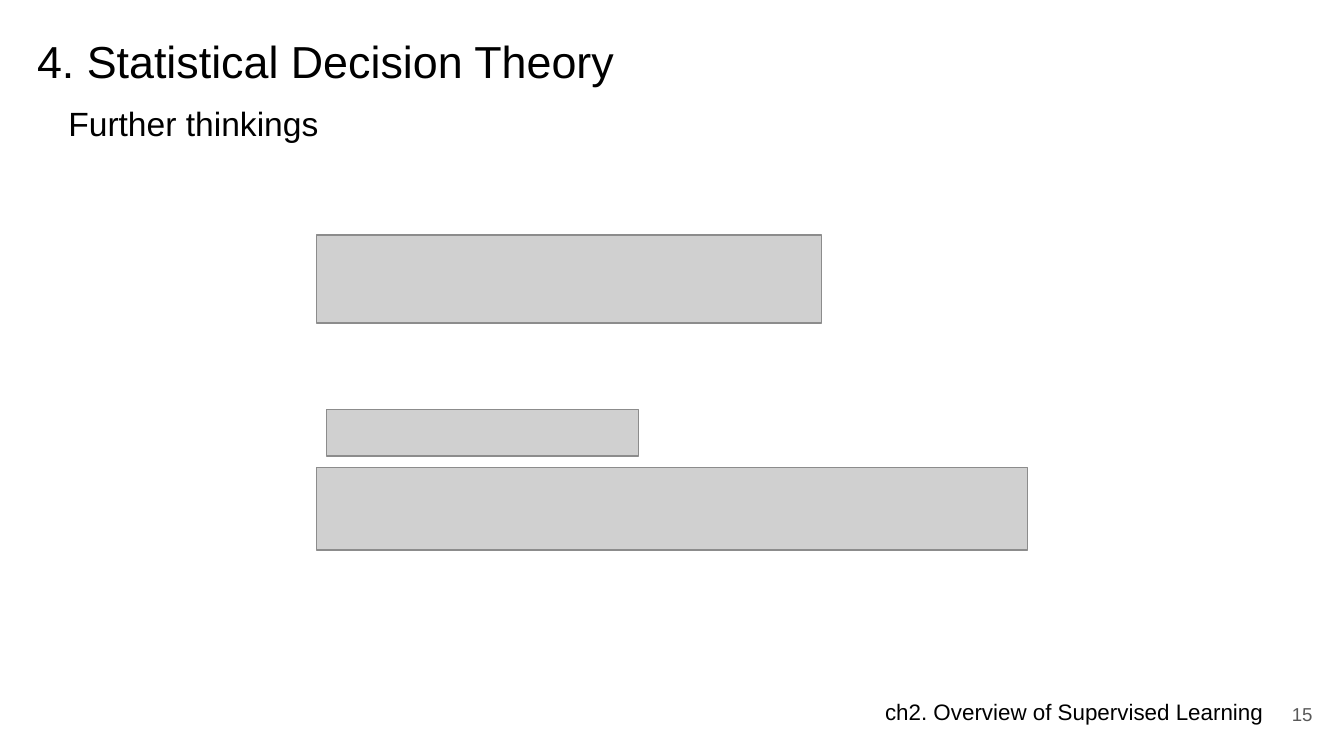
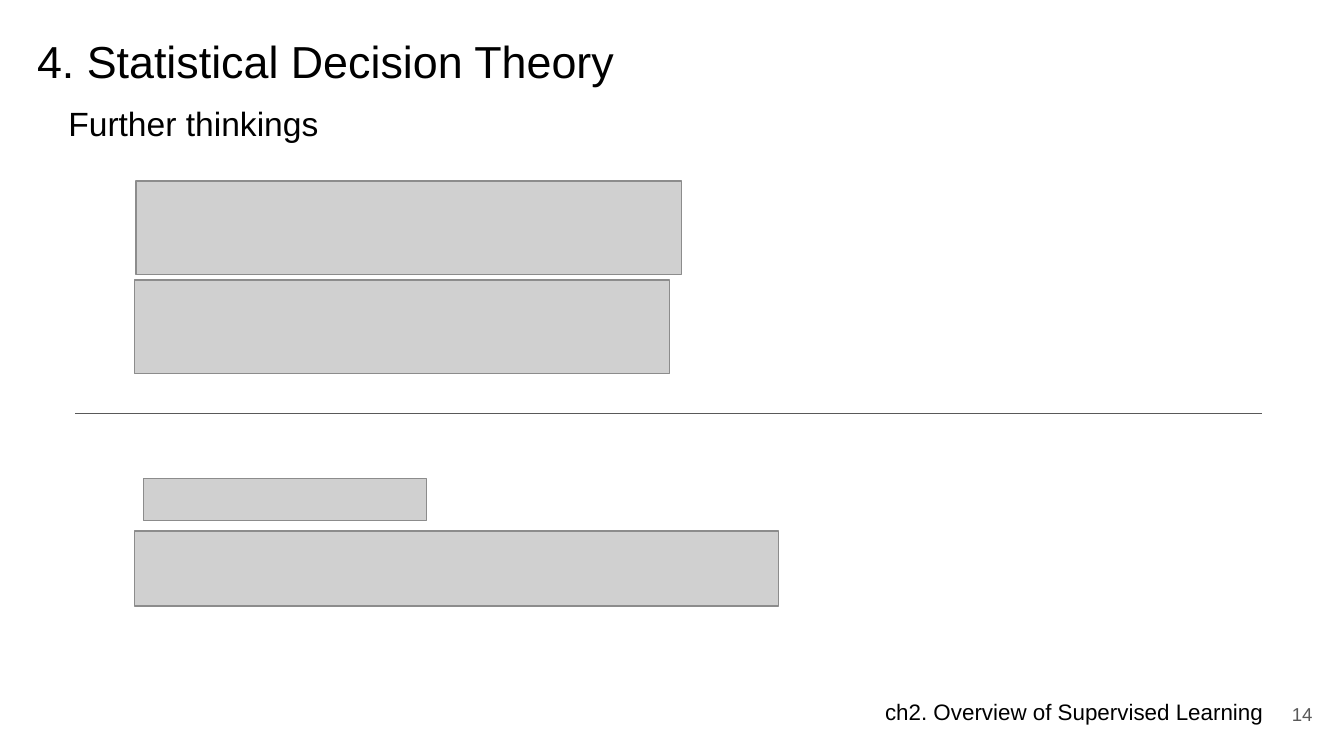
Before and after one commit to JerryKwon/ElemStatLearn-review, a slide deck: slide 14 of ch2. Supervised Learning/presentation/ch2. Overview of Supervised Learning.pptx (slide 15 before the commit). Drawn at 1344x756 pixels with LibreOffice and Linux fonts; fonts in the diff are those of the drawing; grey boxes stand for pictures. Boxes give left, top, right and bottom in pixels: in the first picture for what was removed or moved away, otherwise in the second. Text is boxed around its words. In the diff, an @@ line names an element or a change of style, - is before the commit and + after.

```diff
--- a/ch2. Supervised Learning/presentation/ch2. Overview of Supervised Learning.pptx
+++ b/ch2. Supervised Learning/presentation/ch2. Overview of Supervised Learning.pptx
@@ picture added at (x1=136, y1=181, x2=681, y2=276) @@
@@ picture resized from (x1=316, y1=235, x2=821, y2=324) to (x1=134, y1=281, x2=669, y2=375) @@
@@ line added from (75, 414) to (1262, 414), #595959 0.75 pt @@
@@ picture resized from (x1=327, y1=410, x2=638, y2=457) to (x1=144, y1=478, x2=426, y2=521) @@
@@ picture resized from (x1=316, y1=468, x2=1027, y2=550) to (x1=134, y1=531, x2=778, y2=606) @@
@@ page number at (x1=1292, y1=708, x2=1313, y2=721): text changed @@
-15
+14
```
Also in this commit, not shown: 4 other slides changed, 2 slides removed.
